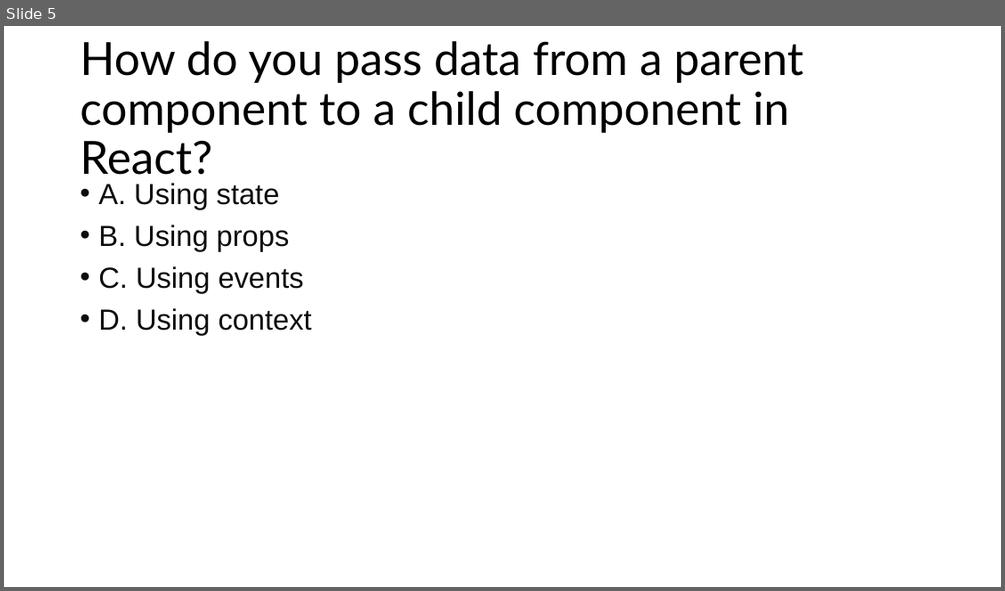
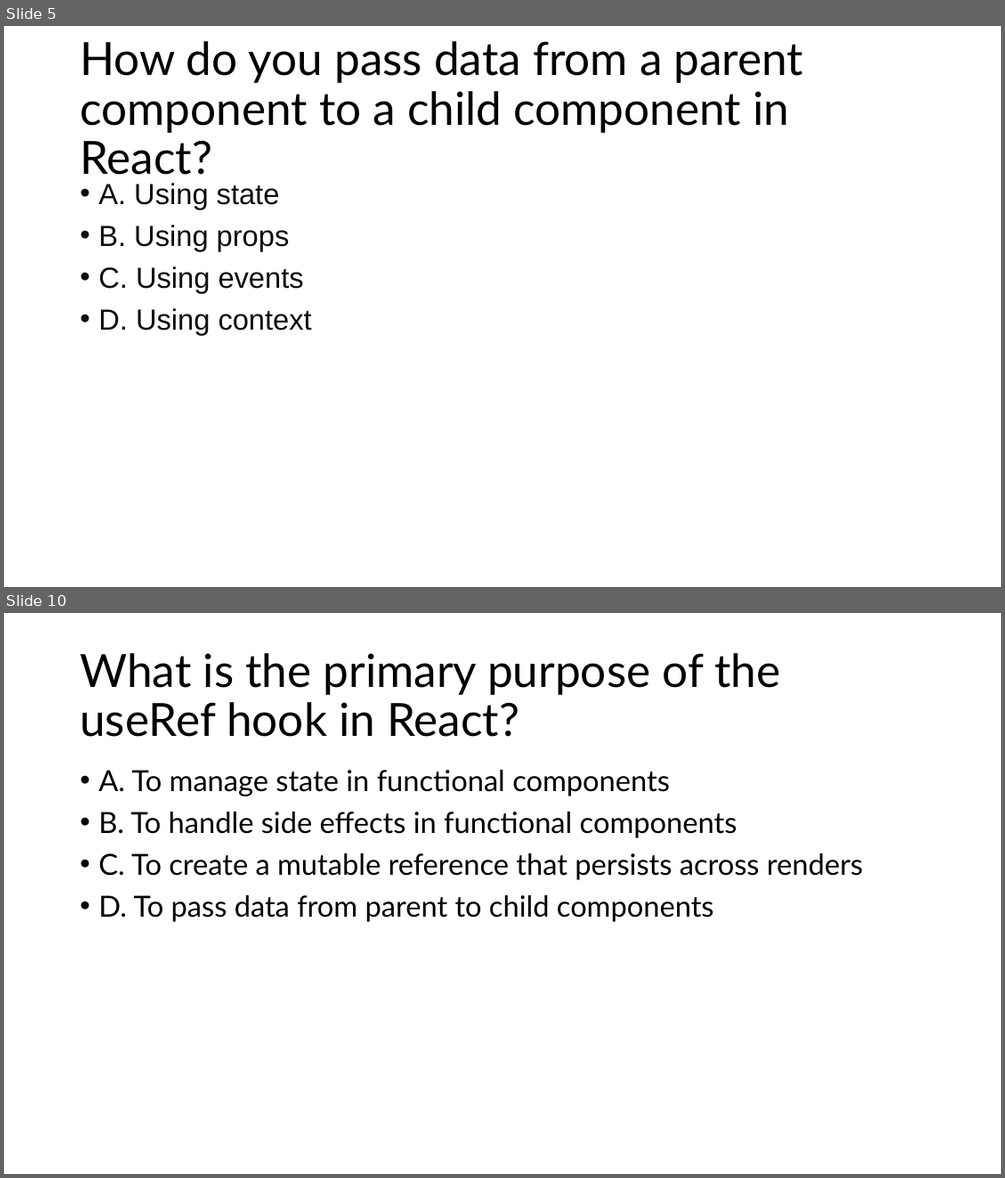
Before and after one commit to aniljos/FS-May-2024, a slide deck: Presentation/MCQ's.pptx. Shown one above the other, each under a label of ours: slide 5 before the commit, slides 5 and 10 after it; the slides between them are not shown. The pictures are 1005x591 and 1005x1178 pixels, drawn with LibreOffice and Linux fonts; fonts in the diff are those of the drawing. Boxes give left, top, right and bottom in pixels: in the first picture for what was removed or moved away, otherwise in the second. Text is boxed around its words. In the diff, an @@ line names an element or a change of style, - is before the commit and + after.

```diff
--- a/Presentation/MCQ's.pptx
+++ b/Presentation/MCQ's.pptx
@@ slide 10 added at (4, 613, 1001, 1174), background #FFFFFF @@
@@ title added at (80, 653, 780, 737), 44 pt, text #000000 @@
+What is the primary purpose of the useRef hook in React?
@@ text added at (98, 770, 863, 922), 28 pt, text #000000 @@
+• A. To manage state in functional components
+• B. To handle side effects in functional components
+• C. To create a mutable reference that persists across renders
+• D. To pass data from parent to child components
```
Also in this commit, not shown: 9 other slides added, 1 slide removed, 17 other files.
